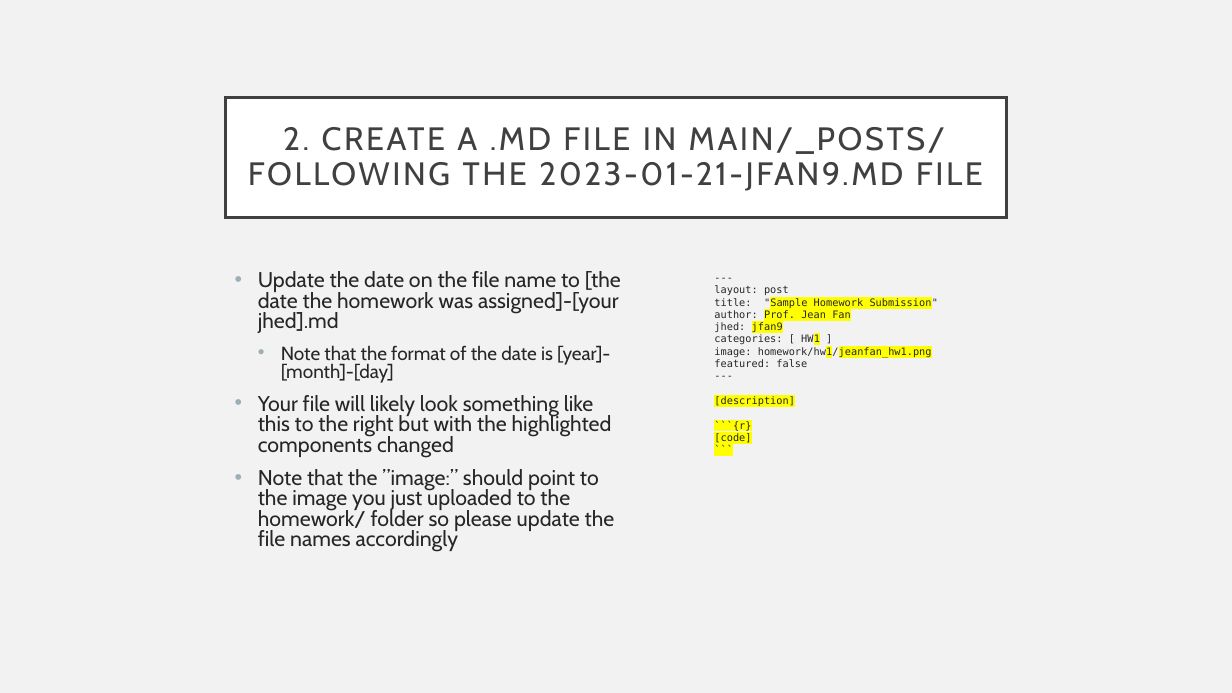
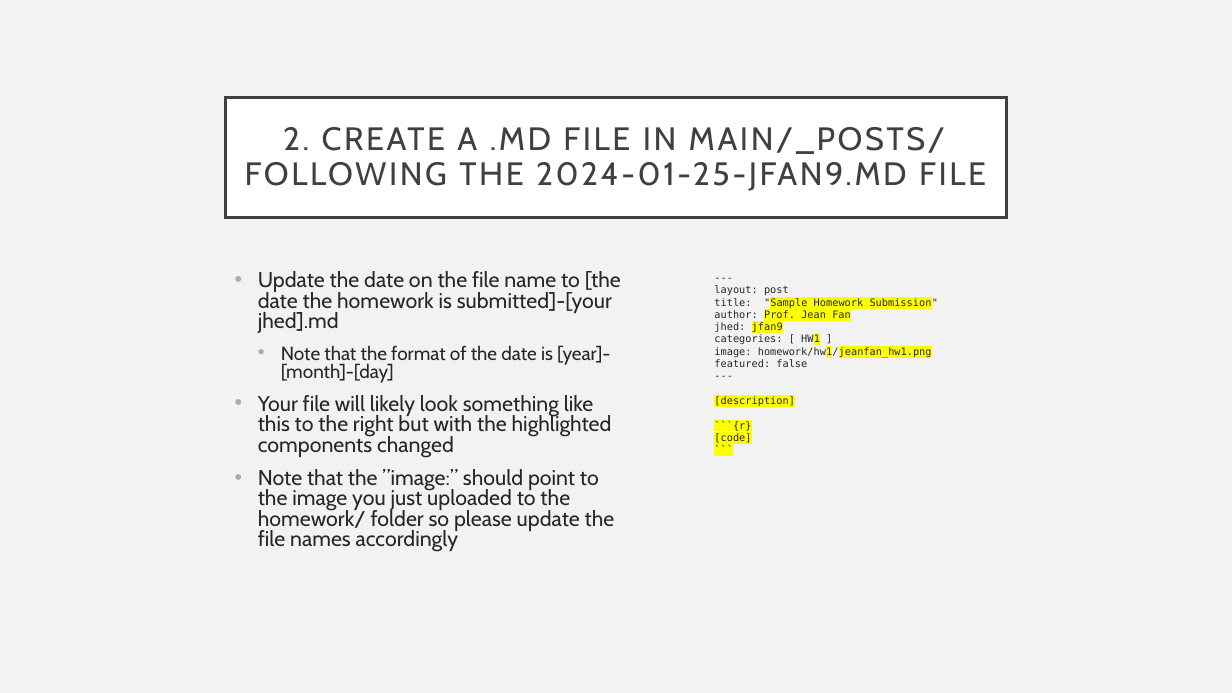
Before and after one commit to JEFworks-Lab/genomic-data-visualization-2024, a slide deck: slide 7 of resources/hw/genomic-data-visualization-HW_1.pptx (slide 9 before the commit). Drawn at 1232x693 pixels with LibreOffice and Linux fonts; fonts in the diff are those of the drawing. Boxes give left, top, right and bottom in pixels: in the first picture for what was removed or moved away, otherwise in the second. Text is boxed around its words. In the diff, an @@ line names an element or a change of style, - is before the commit and + after.

```diff
--- a/resources/hw/genomic-data-visualization-HW_1.pptx
+++ b/resources/hw/genomic-data-visualization-HW_1.pptx
@@ title at (245,127,986,191): text changed @@
-2. CREATE A .MD FILE IN MAIN/_POSTS/ FOLLOWING THE 2023-01-21-JFAN9.MD FILE
+2. CREATE A .MD FILE IN MAIN/_POSTS/ FOLLOWING THE 2024-01-25-JFAN9.MD FILE
@@ text at (258,271,621,333): text changed @@
-• Update the date on the file name to [the date the homework was assigned]-[your jhed].md
+• Update the date on the file name to [the date the homework is submitted]-[your jhed].md
```
Also in this commit, not shown: 2 other slides changed, 2 slides removed, 5 other files.
